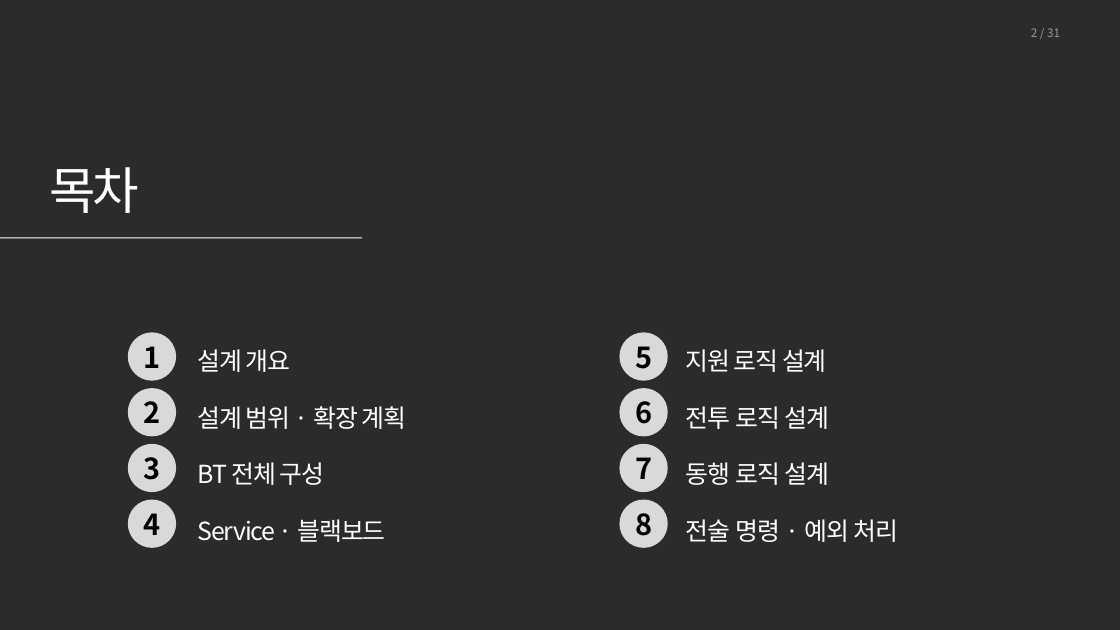
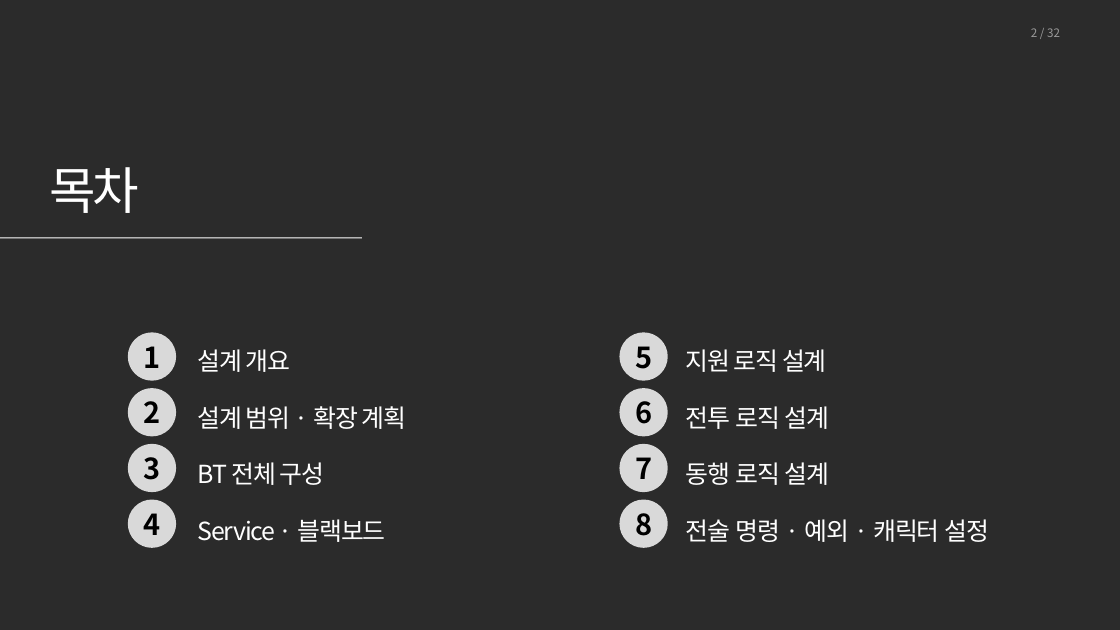
Before and after one commit to 0518tune/portfolio, a slide deck: slide 2 of files/수정본/동행자_BT설계.pptx. Drawn at 1120x630 pixels with LibreOffice and Linux fonts; fonts in the diff are those of the drawing; background and template pictures are left out; a plain dark background stands for a picture behind light text. Boxes give left, top, right and bottom in pixels: in the first picture for what was removed or moved away, otherwise in the second. Text is boxed around its words. In the diff, an @@ line names an element or a change of style, - is before the commit and + after.

```diff
--- a/files/수정본/동행자_BT설계.pptx
+++ b/files/수정본/동행자_BT설계.pptx
@@ text at (1031,28,1060,37): text changed @@
-2 / 31
+2 / 32
@@ text at (686,519,990,542): text changed @@
-전술 명령 · 예외 처리
+전술 명령 · 예외 · 캐릭터 설정
```
Also in this commit, not shown: 28 other slides changed, 2 slides added, 1 slide removed, 6 other files.
